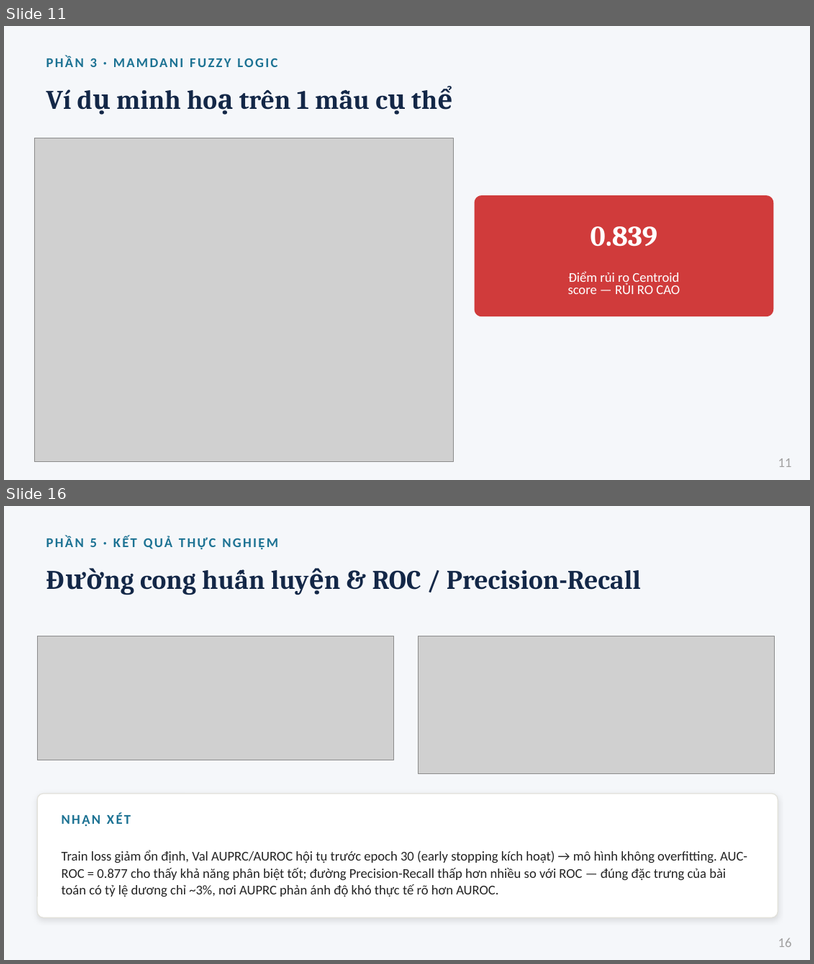
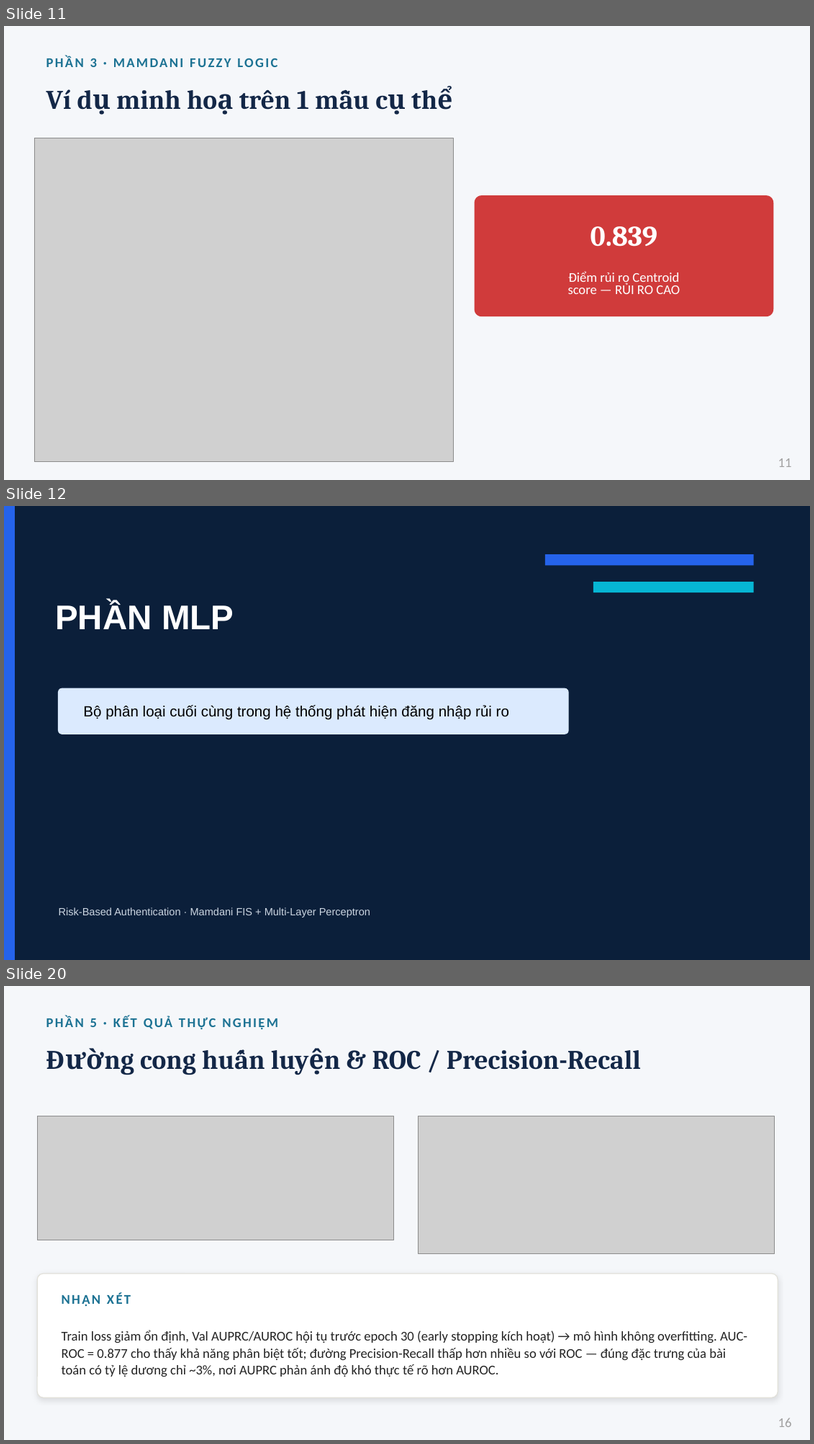
Before and after one commit to 2591317-student/MachineLearningAdvance, a slide deck: Nhom_10-Nhan_Kien_Tuan.pptx. Shown one above the other, each under a label of ours: slides 11 and 16 before the commit, slides 11, 12 and 20 after it; the slides between them are not shown. The pictures are 814x964 and 814x1444 pixels, drawn with LibreOffice and Linux fonts; fonts in the diff are those of the drawing; grey boxes stand for pictures. Boxes give left, top, right and bottom in pixels: in the first picture for what was removed or moved away, otherwise in the second. Text is boxed around its words. In the diff, an @@ line names an element or a change of style, - is before the commit and + after.

```diff
--- a/Nhom_10-Nhan_Kien_Tuan.pptx
+++ b/Nhom_10-Nhan_Kien_Tuan.pptx
@@ slide 12 added at [4,506,810,960], background #F8FAFC @@
@@ rectangle added at [4,506,15,960], fill #2563EB @@
@@ rectangle added at [15,506,810,960], fill #0B1F3A @@
@@ rectangle added at [545,554,754,565], fill #2563EB @@
@@ rectangle added at [594,582,754,592], fill #06B6D4 @@
@@ text added at [55,602,234,629], 40.7 pt, text #FFFFFF, bold @@
+PHẦN MLP
@@ rounded rectangle added at [59,689,569,734], fill #DBEAFE, outline #DBEAFE 1 pt @@
@@ text added at [83,705,509,720], 17.6 pt, text #000000 @@
+Bộ phân loại cuối cùng trong hệ thống phát hiện đăng nhập rủi ro
@@ text added at [59,907,370,917], 12.5 pt, text #CBD5E1 @@
+Risk-Based Authentication · Mamdani FIS + Multi-Layer Perceptron
@@ what was slide 16 is now slide 20 @@
```
Also in this commit, not shown: 7 other slides added, 4 slides removed, 3 other files.
